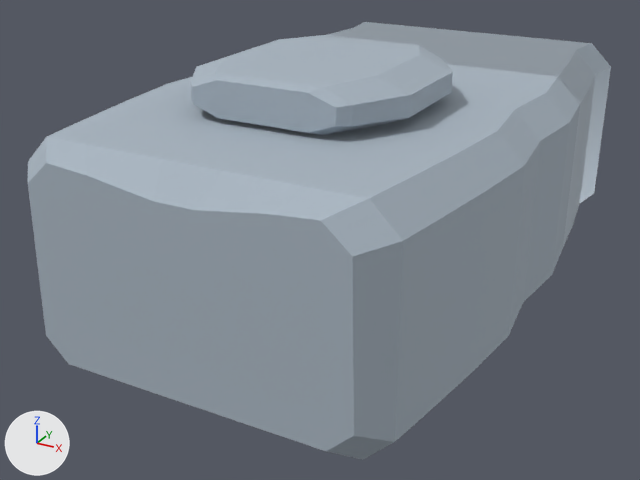
What one commit did to the glTF model prototype/assets/models/hulls/pillar_medium_b.glb.
Rendered twice from a 50 mm lens placed at (3.72, -7.77, 2.89), pointed at (-0.27, -0.52, -0.74). Arrows for +X, +Y and +Z are at lower left; the lights stay in place. The older version comes first. Vertices at exactly the same position are counted once.

In view in the first picture: 'pillar_medium_b'.
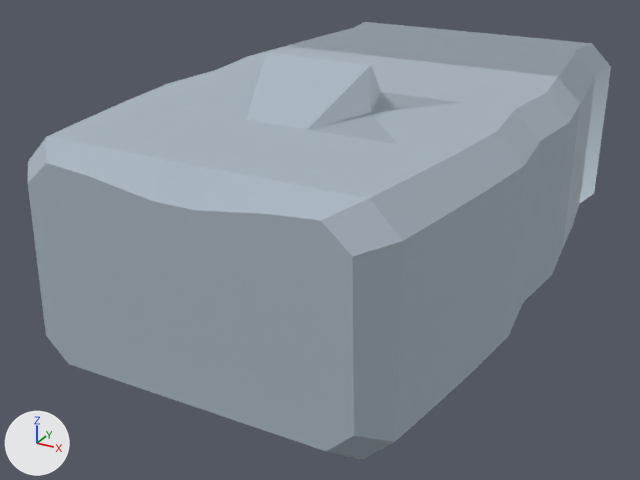
Commit message: feat(hulls): consolidate Pillar to 6 hulls

Boxes [x1, y1, x2, y2] around the edits, measured in the pictures (640 x 480 px; the box of a moved part takes in the faces that stretch with it):
part 1 of me_pillar_medium_b_mesh, deleted: before [190, 35, 453, 135]
part 2 of me_pillar_medium_b_mesh, moved or reshaped: before [127, 81, 515, 144]; after [127, 52, 515, 144]

The change, as a diff of the scene's bpy script:
```diff
--- a/prototype/assets/models/hulls/pillar_medium_b.glb.py
+++ b/prototype/assets/models/hulls/pillar_medium_b.glb.py
@@ me_pillar_medium_b_mesh @@
 # used by ob_pillar_medium_b; location = (0.0, 0.0, 0.0)
-me_pillar_medium_b_mesh.from_pydata(...)  # 192 vertices, 376 faces; spans x -1.9..1.9, y -3.15..3.15, z -1.24..1.24
+me_pillar_medium_b_mesh.from_pydata(...)  # 144 vertices, 284 faces; spans x -1.9..1.9, y -3.15..3.15, z -1.24..1.24
+# me_pillar_medium_b_mesh part 1: the loose piece of 48 vertices spanning x -1.04..1.04, y -1.96..0.07, z 0.83..1.24 is deleted
+# me_pillar_medium_b_mesh part 2
+# 4 vertices are removed from x -1.14..1.14, y -1.05, z 0.83
+# 18 faces are deleted
+# 4 vertices are added at (0.52, -1.05, 0.83), (0.52, -1.05, 1.24), (-0.52, -1.05, 1.24), (-0.52, -1.05, 0.83)
+# 18 new faces join them, mat_pillar_medium_b_structural_mat (light grey #adbac5)
 me_pillar_medium_b_mesh.materials.append(mat_pillar_medium_b_structural_mat)
```
